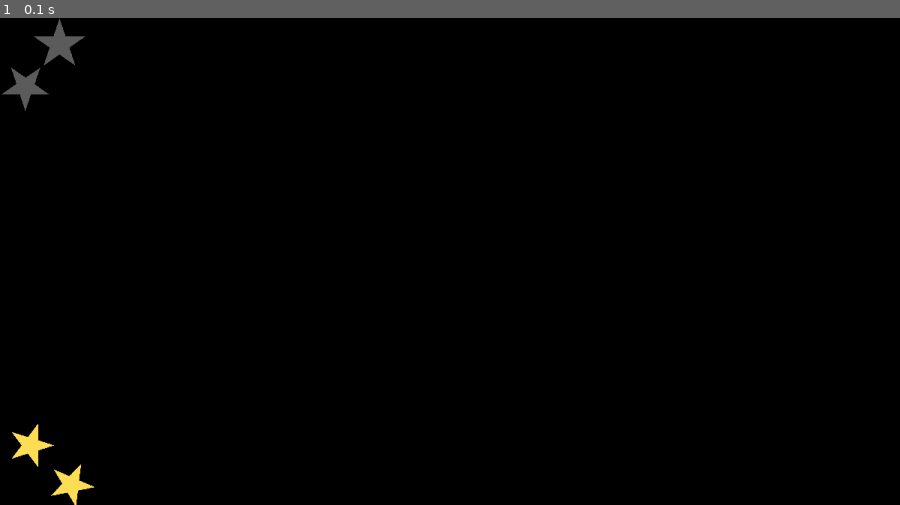
Above: before the commit, frame 1.
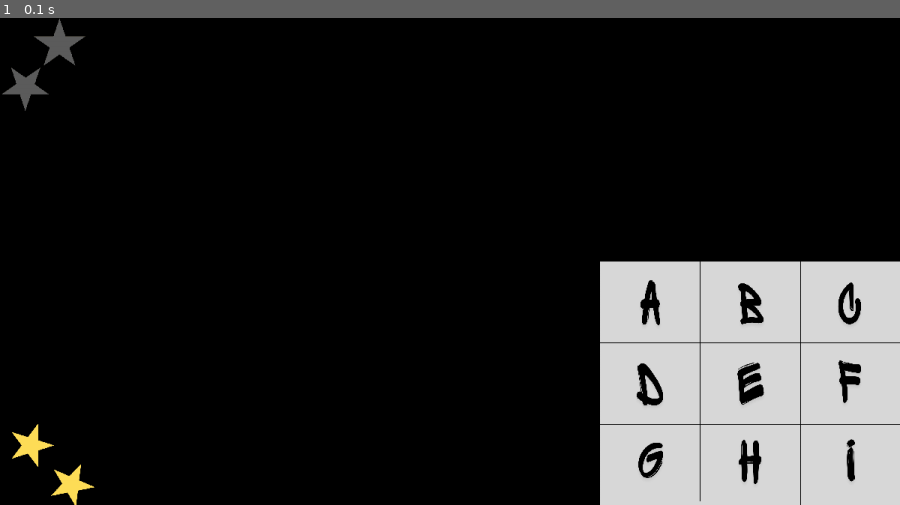
Above: after the commit, the same moment.

Repository: ipot-rgb/The-Puzzle-House
Game: pygame game, started from Shawn-Ko.py
The game is run twice, just before and just after one commit, with the same random seed, the same clock (stepped at 60 frames per second) and the same inputs.
Inputs:
- Up to frame 1 (0.1 s): no input

The runs differ from the first frame. In frame 1, 16% of the frame differs, in the area x 66-100%, y 49-100%.

Commit message:
Added button grid

Diff:
--- a/Shawn-Ko.py
+++ b/Shawn-Ko.py
@@ -2,20 +2,56 @@
 
 pygame.init()
 
+#Screen
 screen_width = 1200
 screen_height = 650
 screen = pygame.display.set_mode((screen_width, screen_height))
+screen_rect = screen.get_rect()
 
+#Background Image
 bck_img = pygame.image.load('SK-Assets/SK-background.png').convert()
 bck_img = pygame.transform.scale(bck_img, (screen_width, screen_height))
 
+#grid image
+grid_img = pygame.image.load('SK-Assets/SK-grid.png').convert()
+grid_img = pygame.transform.scale(grid_img, (screen_width//3, screen_height//2))
+grid_img_rect = grid_img.get_rect()
+grid_img_rect.bottomright = screen_rect.bottomright
+grid_img_width = grid_img.get_width()
+grid_img_height = grid_img.get_height()
+
+#creating button for each alphabet
+image_x = screen_width - grid_img_width
+image_y = screen_height - grid_img_height
+cell_width = grid_img_width // 3
+cell_height = grid_img_height // 3
+buttons = []
+for row in range(3):
+    for col in range(3):
+        number = row * 3 + col + 1
+        button_x = image_x + (col * cell_width)
+        button_y = image_y + (row * cell_height)
+        buttons.append([button_x, button_y, cell_width, cell_height, number, False])
+
 running = True
 while running:
+    mouse_x, mouse_y = pygame.mouse.get_pos()
+    for button in buttons:
+        x, y, width, height, number, hovered = button
+        if (x < mouse_x < x + width) and (y < mouse_y < y + height):
+            button[5] = True
+        else:
+            button[5] = False
     for event in pygame.event.get():
         if event.type == pygame.QUIT:
             running = False
+        if event.type == pygame.MOUSEBUTTONDOWN:
+            for button in buttons:
+                x, y, width, height, number, hovered = button
+                if (x < mouse_x < x + width) and (y < mouse_y < y + height):
+                    print(f"Button {number} clicked!")
 
     screen.blit(bck_img, (0,0))
-
+    screen.blit(grid_img, grid_img_rect)
     pygame.display.flip()
 pygame.quit()
Renamed: SK-Assets/SK-buttons.png -> SK-Assets/SK-grid.png
